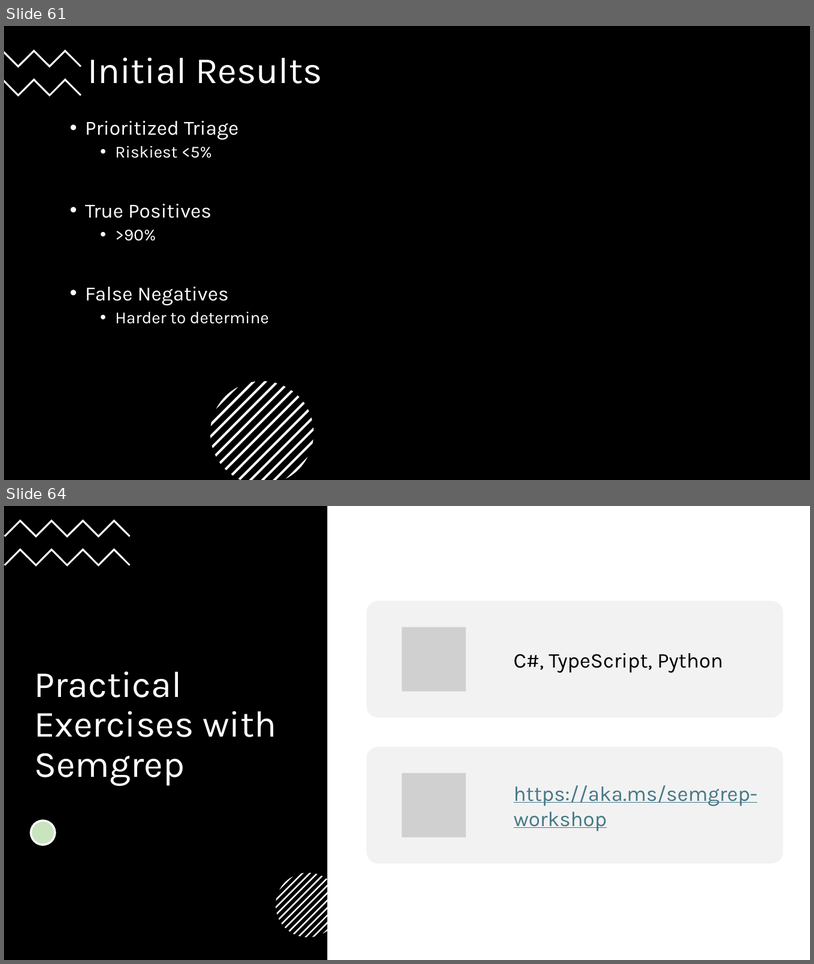
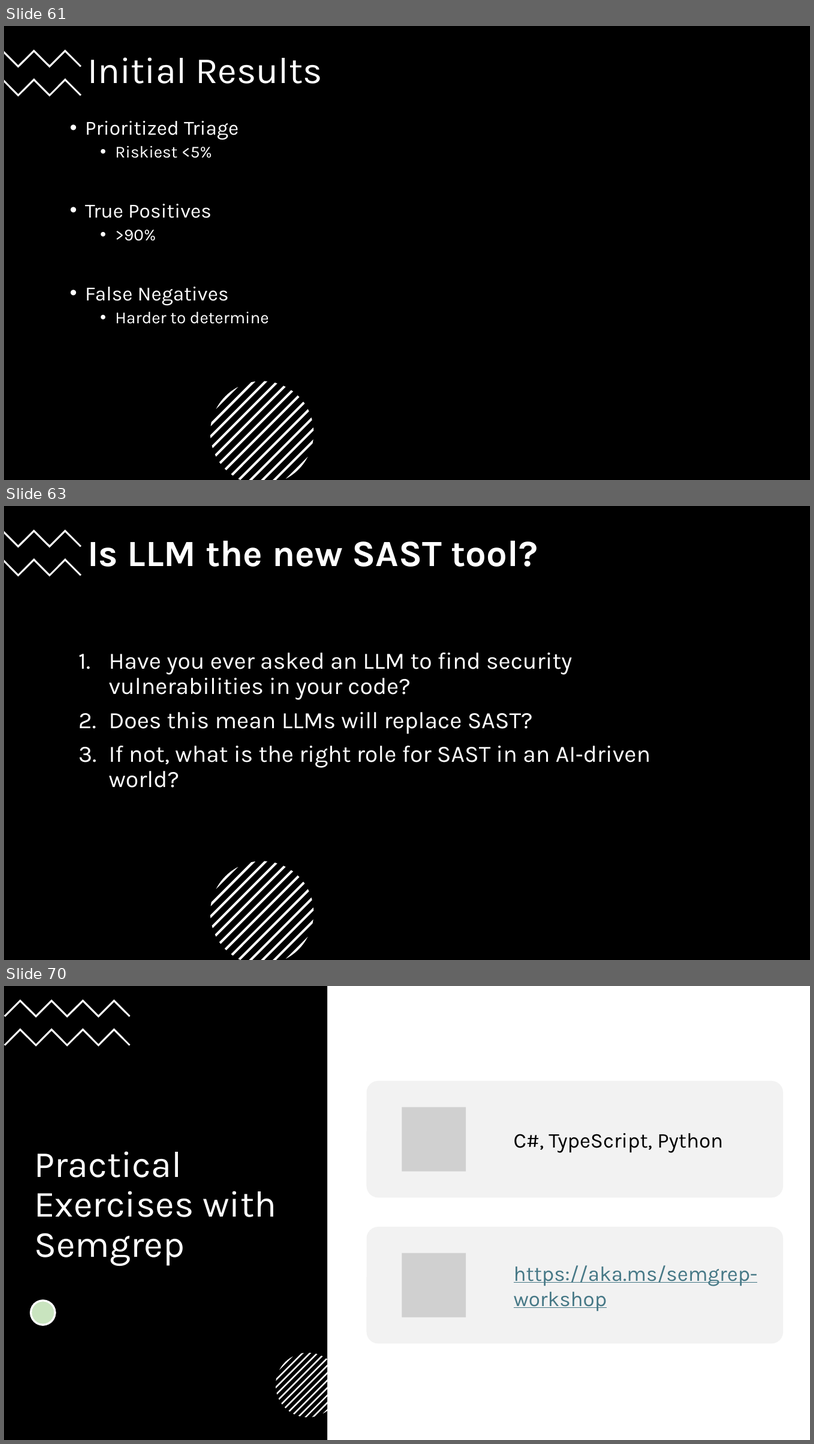
Before and after one commit to 247arjun/dc32-sast-workshop, a slide deck: BSides-Seattle-2026-Workshop.pptx. Shown one above the other, each under a label of ours: slides 61 and 64 before the commit, slides 61, 63 and 70 after it; the slides between them are not shown. The pictures are 814x964 and 814x1444 pixels, drawn with LibreOffice and Linux fonts; fonts in the diff are those of the drawing; grey boxes stand for pictures. Boxes give left, top, right and bottom in pixels: in the first picture for what was removed or moved away, otherwise in the second. Text is boxed around its words. In the diff, an @@ line names an element or a change of style, - is before the commit and + after.

Commit message:
Add 7 slides for the idea of Converting LLM Findings into Deterministic, Scalable Security Signals

```diff
--- a/BSides-Seattle-2026-Workshop.pptx
+++ b/BSides-Seattle-2026-Workshop.pptx
@@ slide 63 added at [4, 506, 810, 960], background #FFFFFF @@
@@ rectangle added at [4, 506, 810, 960], fill #000000 @@
@@ freeform shape added at [4, 529, 81, 548], fill #FFFFFF @@
@@ title added at [87, 540, 539, 567], 44 pt, text #FFFFFF, bold @@
+Is LLM the new SAST tool?
@@ freeform shape added at [4, 558, 81, 576], fill #FFFFFF @@
@@ text added at [109, 652, 651, 787], 28 pt, text #FFFFFF @@
+1. Have you ever asked an LLM to find security vulnerabilities in your code?
+2. Does this mean LLMs will replace SAST?
+3. If not, what is the right role for SAST in an AI‑driven world?
@@ group added at [210, 861, 314, 960]: 13 freeform shapes @@
@@ what was slide 64 is now slide 70 @@
```
Also in this commit, not shown: 2 slides changed, 5 other slides added, 4 other files.
